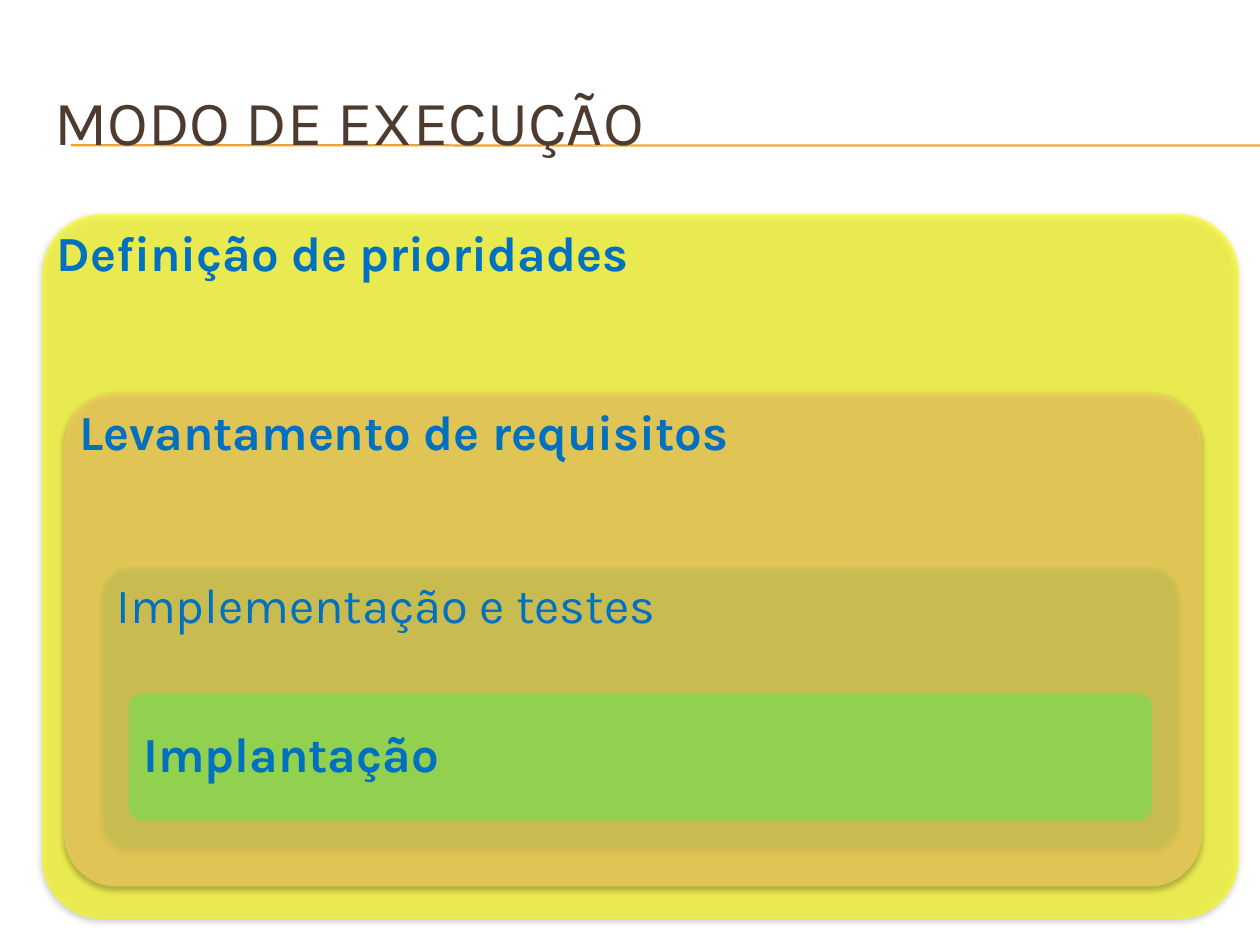
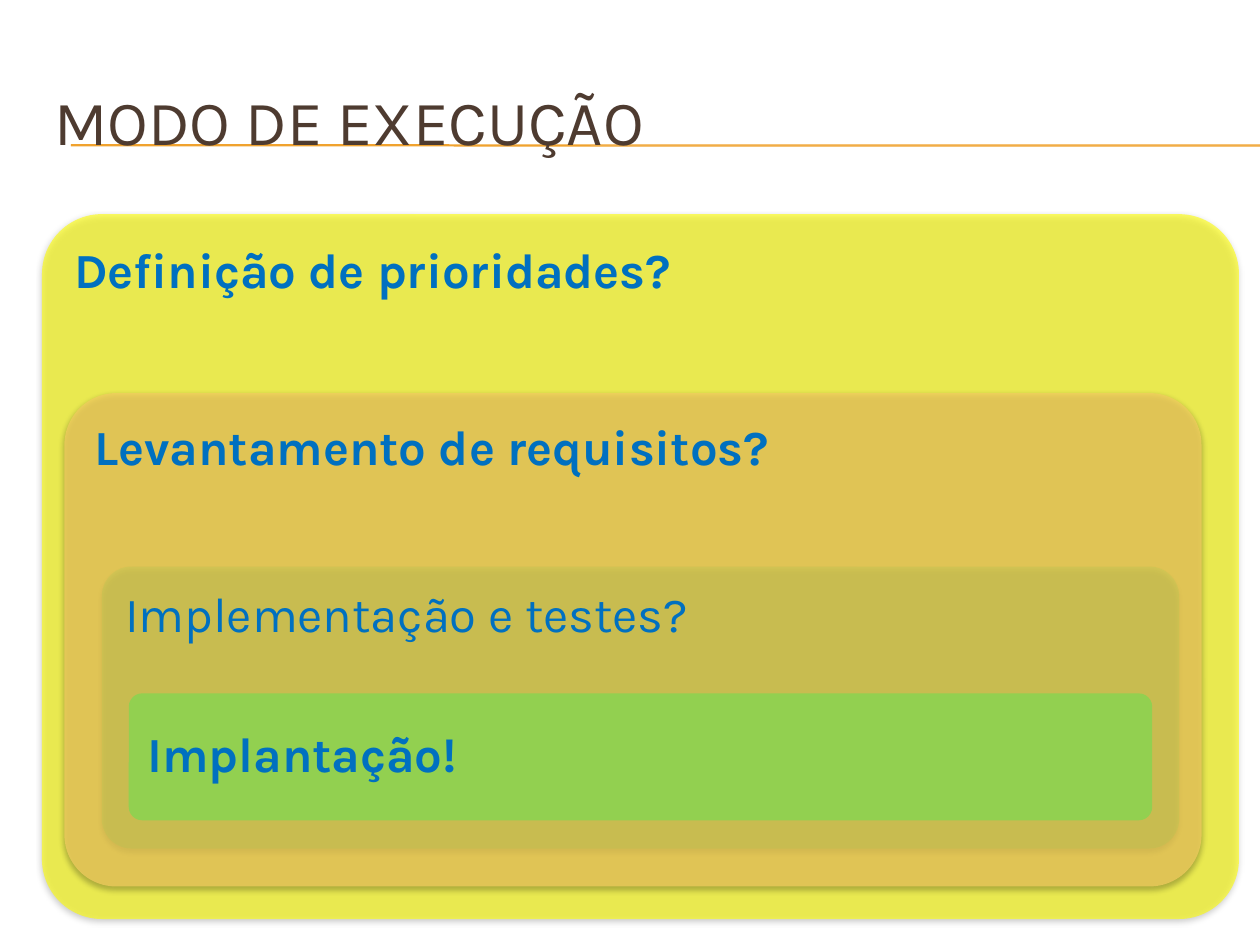
Before and after one commit to Neimarmg/Open_source, a slide deck: slide 13 of SAS/Planejamento/Docs/#3 - Apresentação do projeto.pptx. Drawn at 1260x945 pixels with LibreOffice and Linux fonts; fonts in the diff are those of the drawing; background and template pictures are left out. Boxes give left, top, right and bottom in pixels: in the first picture for what was removed or moved away, otherwise in the second. Text is boxed around its words. In the diff, an @@ line names an element or a change of style, - is before the commit and + after.

```diff
--- a/SAS/Planejamento/Docs/#3 - Apresentação do projeto.pptx
+++ b/SAS/Planejamento/Docs/#3 - Apresentação do projeto.pptx
@@ text at [74,253,671,300]: text changed @@
-Definição de prioridades
+Definição de prioridades?
@@ text at [94,430,769,477]: text changed @@
-Levantamento de requisitos
+Levantamento de requisitos?
@@ text at [125,598,688,644]: text changed @@
-Implementação e testes
+Implementação e testes?
@@ text at [147,737,457,784]: text changed @@
-Implantação
+Implantação!
```
Also in this commit, not shown: 5 other slides changed, 1 slide added.
